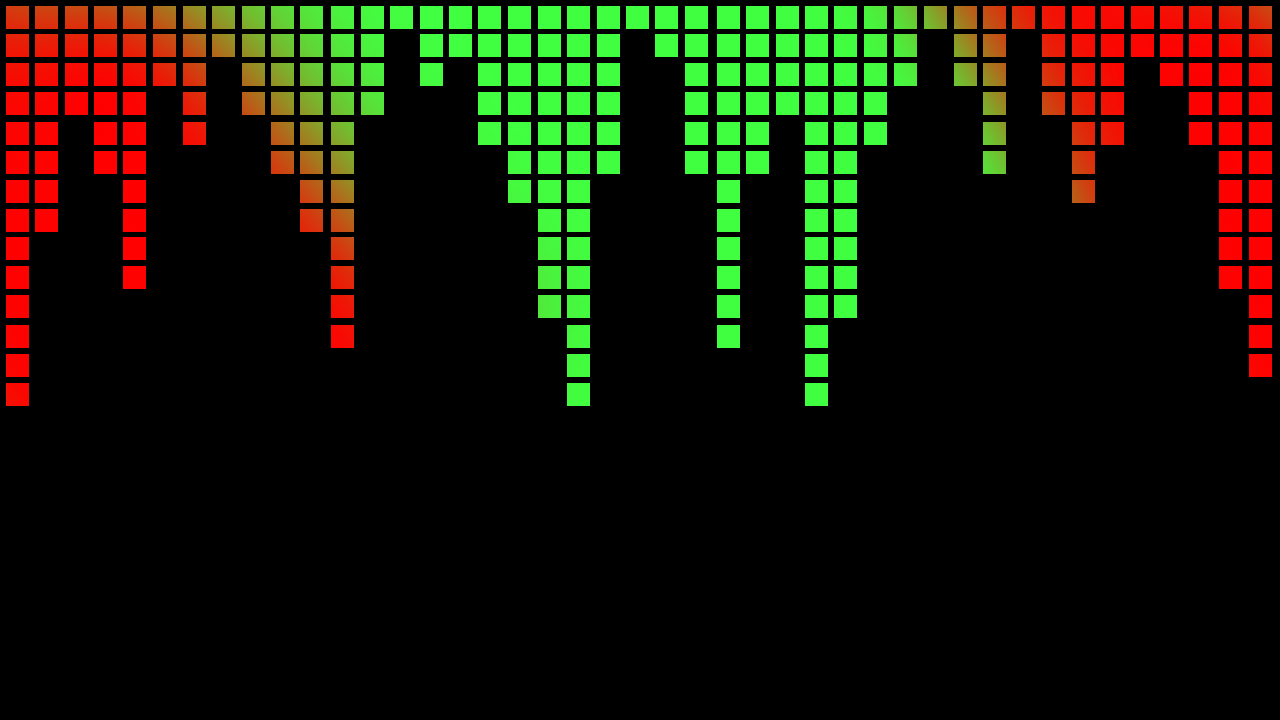
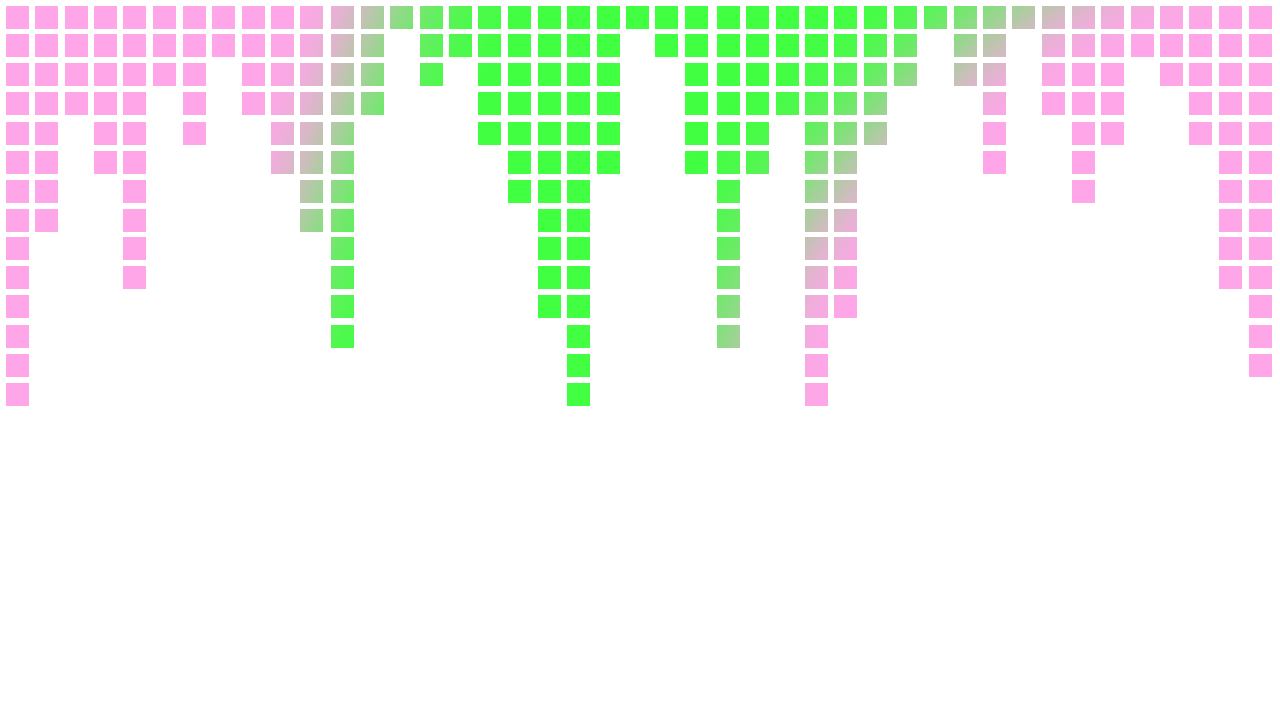
Layer changes from the first 1280px x 720px image to the second:
painted on "레이어 3" over (0, 0, 1280, 720)
painted on "레이어 1" over (0, 0, 1280, 720)
